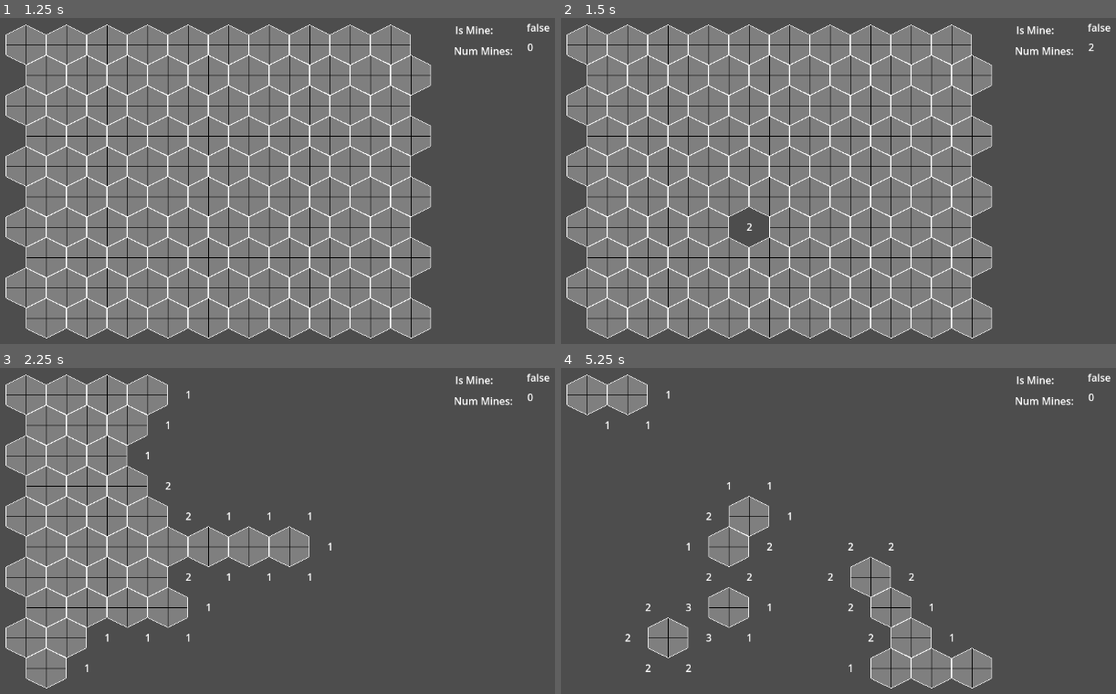
Above: before the commit, frames 1-4 (two rows, left to right).
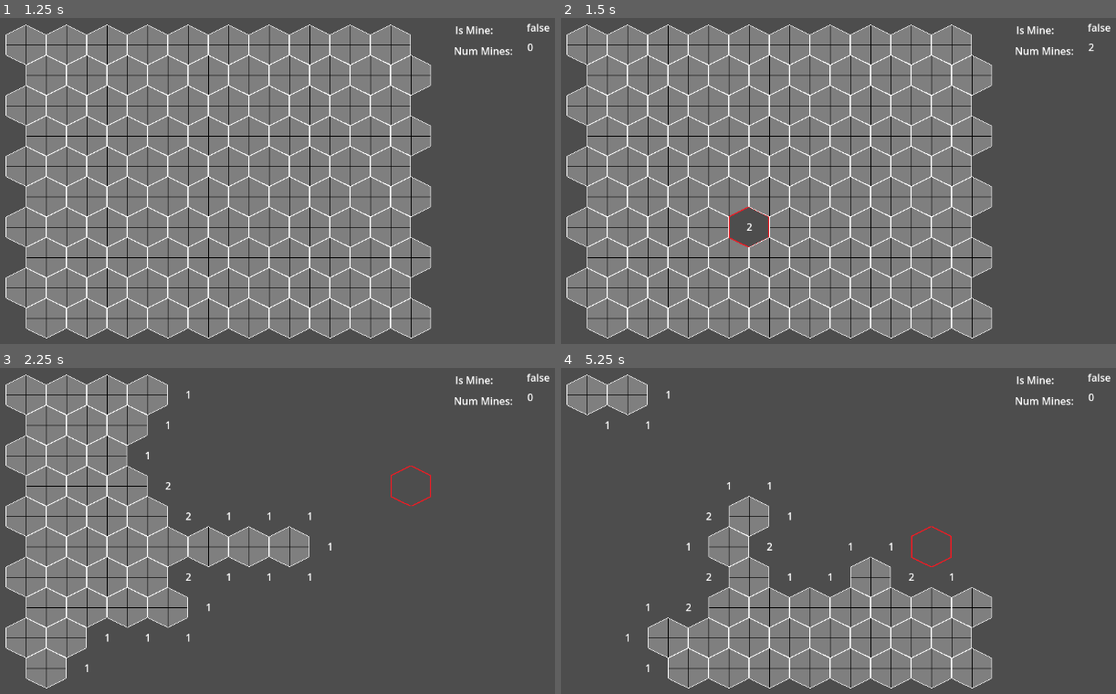
Above: after the commit, the same moments.

Repository: pmdwyer/hexmines
Game: Godot game, scene res://main_game.tscn
Two runs of this game, one before a commit and one after it. Both use one fixed random seed, a clock stepped at 60 frames per second and the inputs below.
Inputs (mouse positions are in pixels of both pictures, inside the frame that each line leads up to):
- Up to frame 1 (1.25 s): tap Enter at 0.5 s; move the mouse to (510, 187) at 0.52 s; click (510, 187) at 0.67 s
- Up to frame 2 (1.5 s): tap Space at 1.25 s; move the mouse to (766, 229) at 1.27 s; click (766, 229) at 1.42 s
- Up to frame 3 (2.25 s): tap Enter at 2 s; move the mouse to (421, 469) at 2.02 s; click (421, 469) at 2.17 s
- Up to frame 4 (5.25 s): tap Space at 2.75, 4.25 s; move the mouse to (877, 641) at 2.77 s; click (877, 641) at 2.92 s; tap Enter at 3.5 s; move the mouse to (outside the picture) at 3.52 s; click (outside the picture) at 3.67 s; move the mouse to (694, 498) at 4.27 s; click (694, 498) at 4.42 s; move the mouse to (949, 560) at 5.02 s; click (949, 560) at 5.17 s

Frame 1 is identical in both runs. In frame 2, less than 0.1% of the frame differs, in the area x 30-38%, y 57-71%; in frame 3, 0.1%; in frame 4, 12%, in the area x 11-78%, y 48-99%.

Commit message:
Add tile highlighting and fix double mine bug

Diff:
--- a/grid/grid.gd
+++ b/grid/grid.gd
@@ -10,6 +10,7 @@
 var _num_mines: int = 0
 var _tiles = []
 var _mines = []
+var _selectedTile
 
 
 func _ready():
@@ -28,6 +29,8 @@
 	_num_mines = (width * height) / 10
 	for i in range(_num_mines):
 		var t = randi() % (width * height)
+		while _tiles[t].is_mine:
+			t = randi() % (width * height)
 		_create_mine(t)
 
 
@@ -40,25 +43,27 @@
 
 
 func _process(delta):
-	var mouse_pos = get_viewport().get_mouse_position()
-	var tile = _get_tile_at(mouse_pos)
+	var tile = _get_tile_at_mouse()
 	if tile:
 		%is_mine_value.text = str(tile.is_mine)
 		%num_mines_value.text = str(tile.num_neighbor_mines)
 
 
 func _input(event):
+	var tile = _get_tile_at_mouse()
+	if event is InputEventMouse:
+		if tile:
+			if _selectedTile:
+				_selectedTile.unselect()
+			_selectedTile = tile
+			tile.select()
 	if event is InputEventMouseButton and event.button_index == MOUSE_BUTTON_LEFT and event.pressed:
-		var mouse_pos = get_viewport().get_mouse_position()
-		var tile = _get_tile_at(mouse_pos)
 		if tile:
 			if not tile.is_mine:
 				_flood_clear(tile)
 			else:
 				hit_mine = true
 	elif event is InputEventMouseButton and event.button_index == MOUSE_BUTTON_RIGHT and event.pressed:
-		var mouse_pos = get_viewport().get_mouse_position()
-		var tile = _get_tile_at(mouse_pos)
 		if tile and not tile.cleared:
 			tile.toggle_flag()
 
@@ -76,7 +81,8 @@
 		tile.clear()
 
 
-func _get_tile_at(mouse_pos):
+func _get_tile_at_mouse():
+	var mouse_pos = get_viewport().get_mouse_position()
 	for t in _tiles:
 		if t.mouse_hit(mouse_pos):
 			return t
--- a/tile/tile.gd
+++ b/tile/tile.gd
@@ -10,7 +10,14 @@
 
 var _global_x: int = 0
 var _global_y: int = 0
-var _size
+
+
+func select():
+	%SelectedSprite.show()
+
+
+func unselect():
+	%SelectedSprite.hide()
 
 
 func set_coords(i: int, j: int):
--- a/tile/tile.tscn
+++ b/tile/tile.tscn
@@ -1,7 +1,8 @@
-[gd_scene load_steps=4 format=3 uid="uid://cm02a81pt1840"]
+[gd_scene load_steps=5 format=3 uid="uid://cm02a81pt1840"]
 
 [ext_resource type="Script" path="res://tile/tile.gd" id="1_gvvca"]
 [ext_resource type="Texture2D" uid="uid://d2nx50cgwl6pr" path="res://assets/textures/base_tile.png" id="2_cujbm"]
+[ext_resource type="Texture2D" uid="uid://svsydua56xdc" path="res://assets/textures/selected_tile.png" id="3_b53m8"]
 [ext_resource type="Texture2D" uid="uid://cnvf4xnyis047" path="res://assets/textures/flag_tile.png" id="3_wb1m8"]
 
 [node name="tile" type="Node2D"]
@@ -28,6 +29,11 @@
 unique_name_in_owner = true
 texture = ExtResource("2_cujbm")
 
+[node name="SelectedSprite" type="Sprite2D" parent="."]
+unique_name_in_owner = true
+visible = false
+texture = ExtResource("3_b53m8")
+
 [node name="FlagSprite" type="Sprite2D" parent="."]
 unique_name_in_owner = true
 visible = false
Binary file added: assets/textures/selected_tile.png
Not shown, added: assets/textures/selected_tile.png.import
